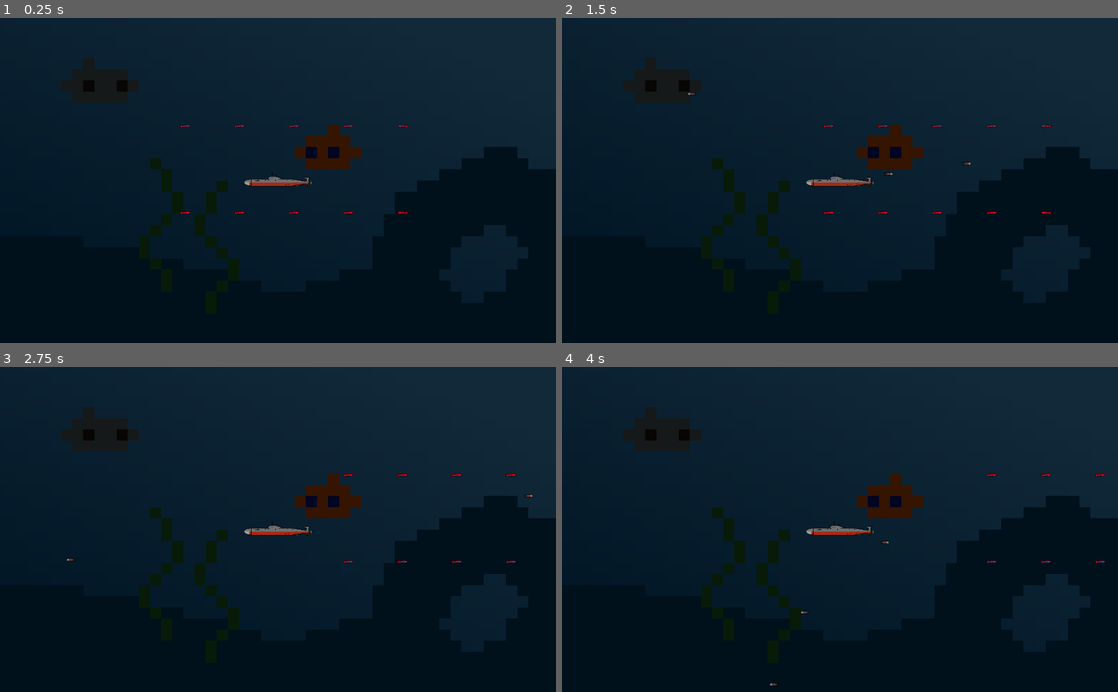
Above: before the commit, frames 1-4 (two rows, left to right).
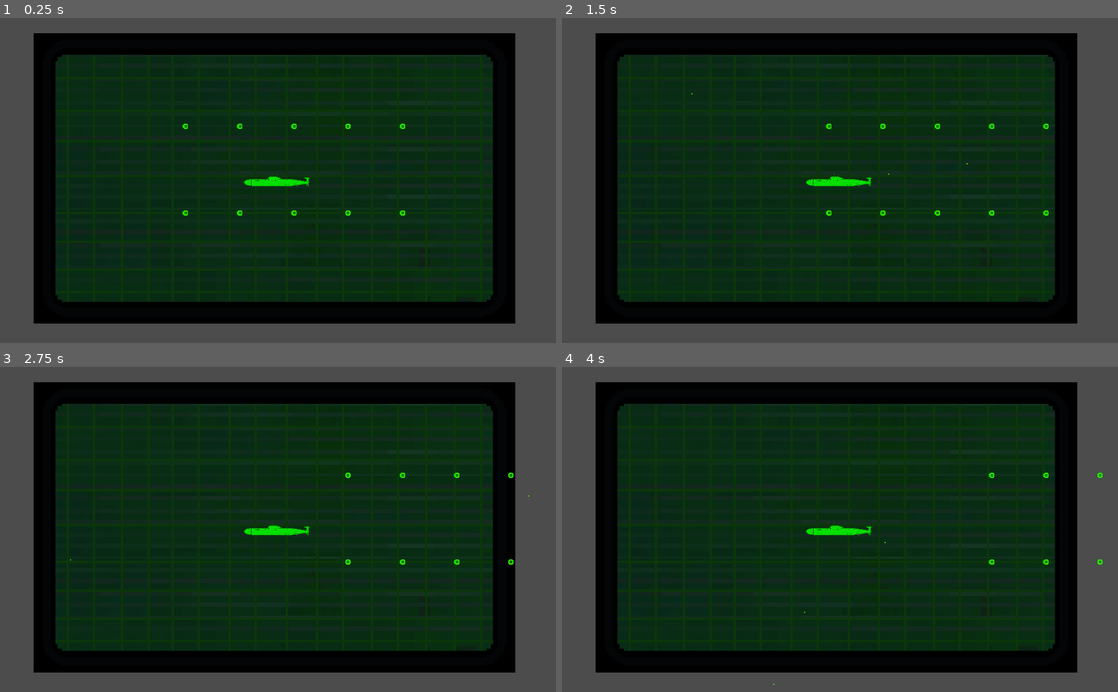
Above: after the commit, the same moments.

Repository: MihkelMK/suitsiidiindiviidid
Game: Godot game, scene res://minigame6/proovikaust/Main.tscn
Two runs of this game, one before a commit and one after it. Both use one fixed random seed, a clock stepped at 60 frames per second and the inputs below. The project has no main scene, so this scene is started directly.
Inputs (mouse positions are in pixels of both pictures, inside the frame that each line leads up to):
- Up to frame 1 (0.25 s): no input
- Up to frame 2 (1.5 s): tap Enter (ui_accept) at 0.5, 0.77, 1.25 s; move the mouse to (962, 164) at 0.52 s; click (962, 164) at 0.67 s; move the mouse to (728, 196) at 1.27 s; click (728, 196) at 1.42 s
- Up to frame 3 (2.75 s): tap Enter (ui_accept) at 1.52 s; move the mouse to (333, 458) at 2.02 s; click (333, 458) at 2.17 s
- Up to frame 4 (4 s): move the mouse to (812, 594) at 2.77 s; click (812, 594) at 2.92 s; tap Enter (ui_accept) at 3.02, 3.5, 3.77 s; move the mouse to (1006, 578) at 3.52 s; click (1006, 578) at 3.67 s

The runs differ from the first frame. In frame 1, 76% of the frame differs, in the area x 0-100%, y 0-100%; in frame 2, 76%; in frame 3, 76%; in frame 4, 76%.

Commit message:
texture update to sonar

Diff:
--- a/src/minigame6/proovikaust/LendavElement.tscn
+++ b/src/minigame6/proovikaust/LendavElement.tscn
@@ -4,7 +4,7 @@
 [ext_resource path="res://minigame6/proovikaust/Allveelaev.gd" type="Script" id=2]
 
 [sub_resource type="RectangleShape2D" id=1]
-extents = Vector2( 14.164, 10.5938 )
+extents = Vector2( 8, 8 )
 
 [node name="LendavElement" type="Area2D"]
 script = ExtResource( 2 )
--- a/src/minigame6/proovikaust/Main.tscn
+++ b/src/minigame6/proovikaust/Main.tscn
@@ -15,8 +15,8 @@
 
 [node name="Backgroud" type="Sprite" parent="."]
 material = SubResource( 2 )
-position = Vector2( 1.90735e-06, -1.42109e-14 )
-scale = Vector2( 20.5, 20.5 )
+position = Vector2( -6.61655, -4.00001 )
+scale = Vector2( 4.03007, 4.03008 )
 texture = ExtResource( 4 )
 
 [node name="KinematicBody2D" type="KinematicBody2D" parent="."]
Binary file changed: src/minigame6/art/backgroud.png
Binary file changed: src/minigame6/art/enemy.png
Binary file changed: src/minigame6/art/submarine.png
Binary file changed: src/minigame6/art/torpedo.png
